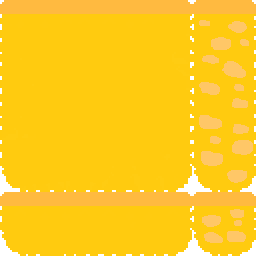
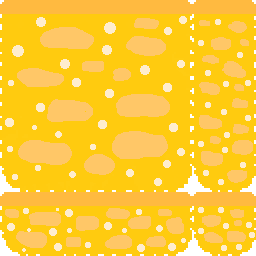
Layered file, before and after one edit (256x256). Changes by layer:
painted on "Paint Layer 2" over [5, 16, 255, 252]
